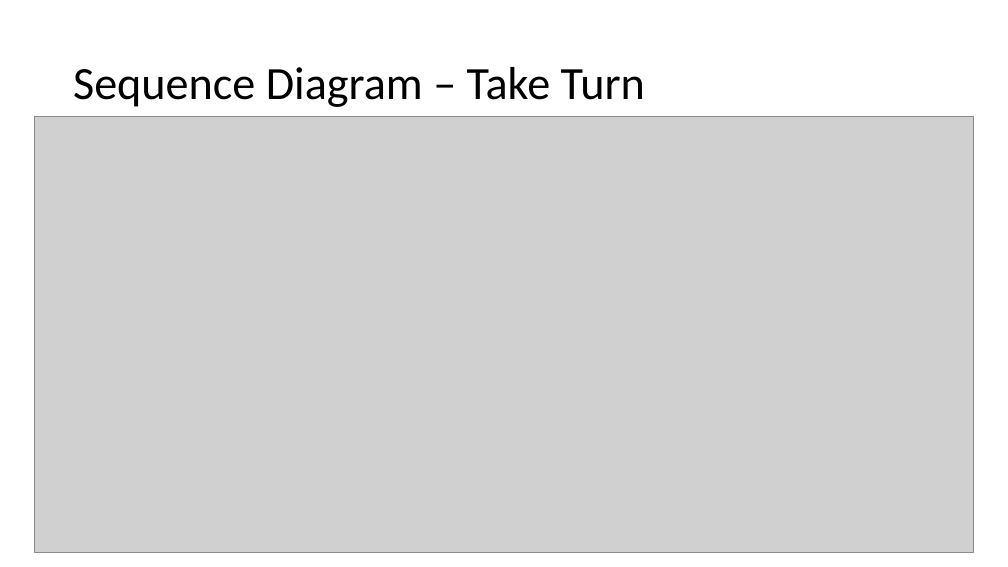
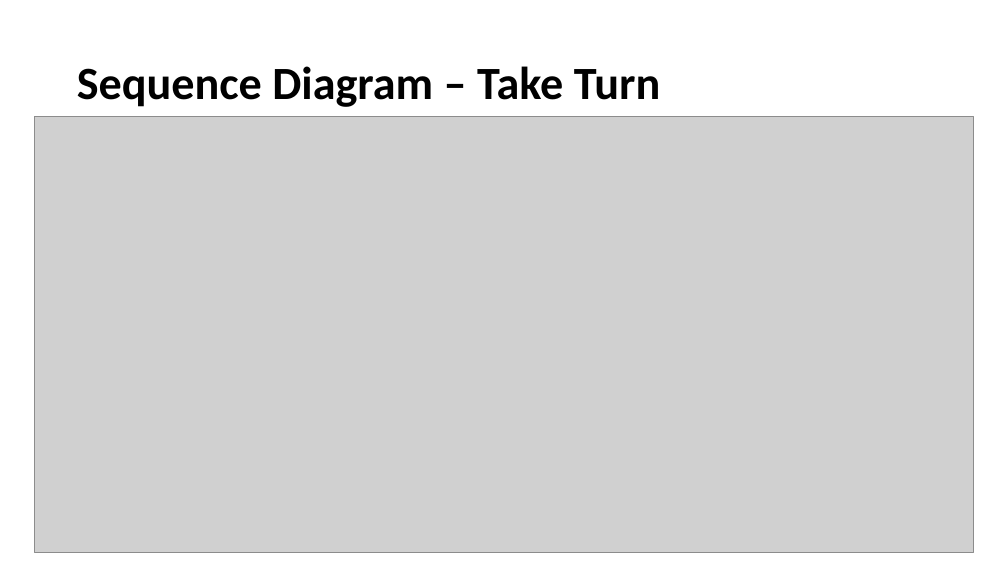
Before and after one commit to Chris-Schaffer/cs414-f18-001-stringCheese, a slide deck: slide 9 of Documents P3/CS 414 Rollerball Project 03.pptx (slide 10 before the commit). Drawn at 1008x567 pixels with LibreOffice and Linux fonts; fonts in the diff are those of the drawing; grey boxes stand for pictures. Boxes give left, top, right and bottom in pixels: in the first picture for what was removed or moved away, otherwise in the second. Text is boxed around its words. In the diff, an @@ line names an element or a change of style, - is before the commit and + after.

```diff
--- a/Documents P3/CS 414 Rollerball Project 03.pptx
+++ b/Documents P3/CS 414 Rollerball Project 03.pptx
@@ title "Sequence Diagram – Take Turn" at (77,66,660,107): bold on @@
```
Also in this commit, not shown: 9 other slides changed, 3 slides removed.
